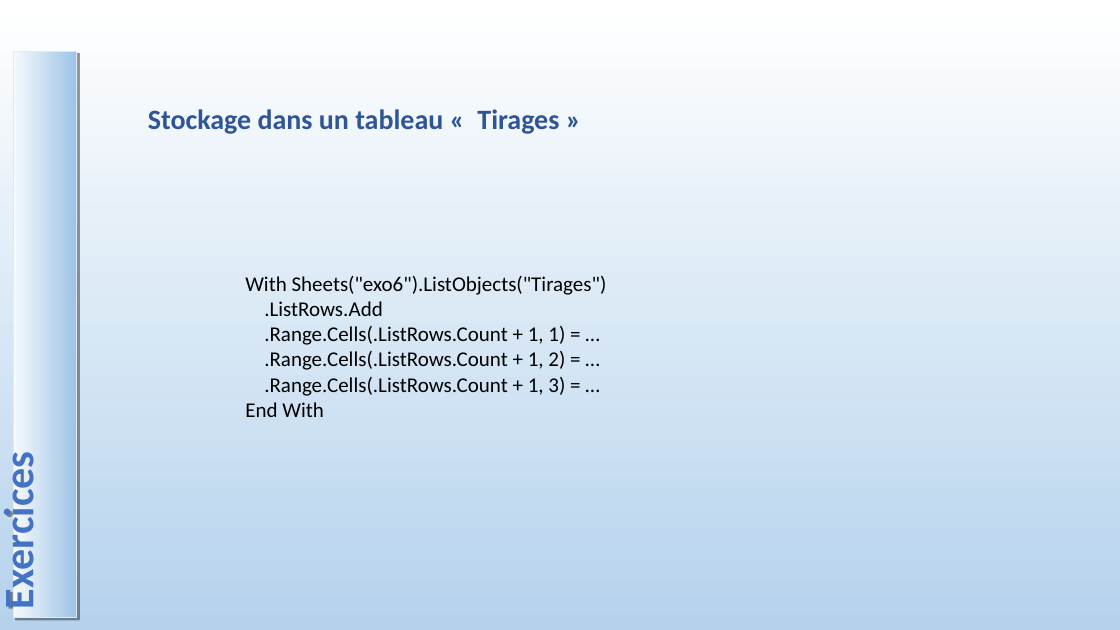
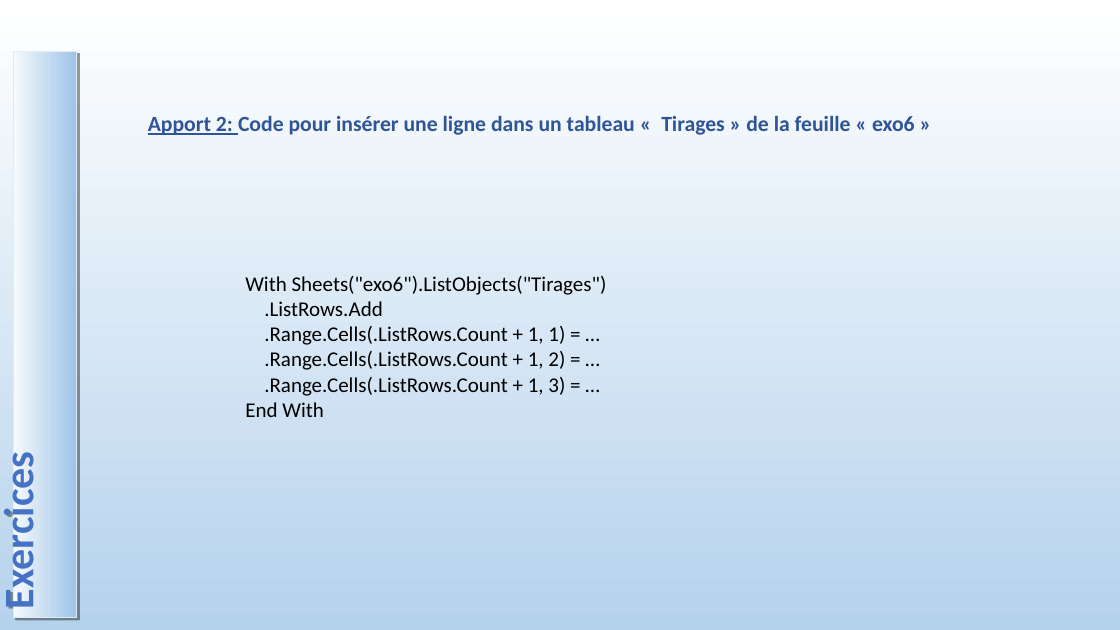
Before and after one commit to fabrice1618/GIFA23, a slide deck: slide 51 of COURS_VBA_TP.pptx (slide 34 before the commit). Drawn at 1120x630 pixels with LibreOffice and Linux fonts; fonts in the diff are those of the drawing. Boxes give left, top, right and bottom in pixels: in the first picture for what was removed or moved away, otherwise in the second. Text is boxed around its words. In the diff, an @@ line names an element or a change of style, - is before the commit and + after.

```diff
--- a/COURS_VBA_TP.pptx
+++ b/COURS_VBA_TP.pptx
@@ text at <box>148,115,915,135</box>: text changed; size 24 to 18.6 pt @@
-Stockage dans un tableau « Tirages »
+Apport 2: Code pour insérer une ligne dans un tableau « Tirages » de la feuille « exo6 »
```
Also in this commit, not shown: 8 other slides changed, 20 slides added, 2 slides removed, 11 other files.
